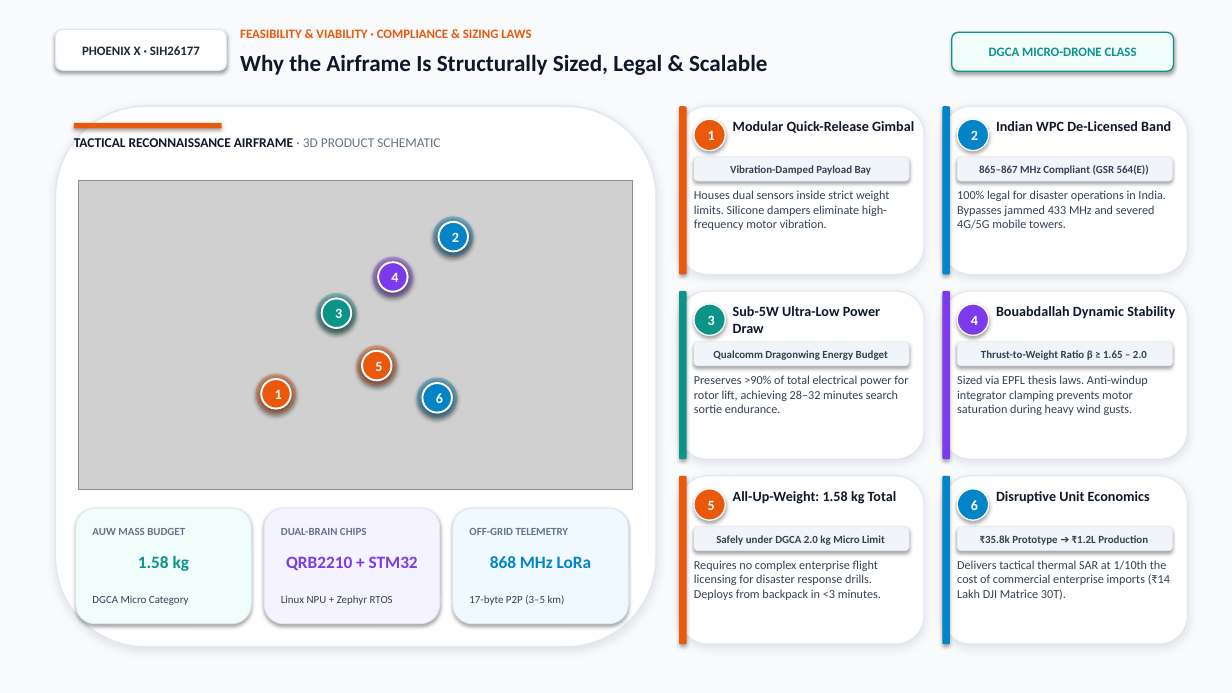
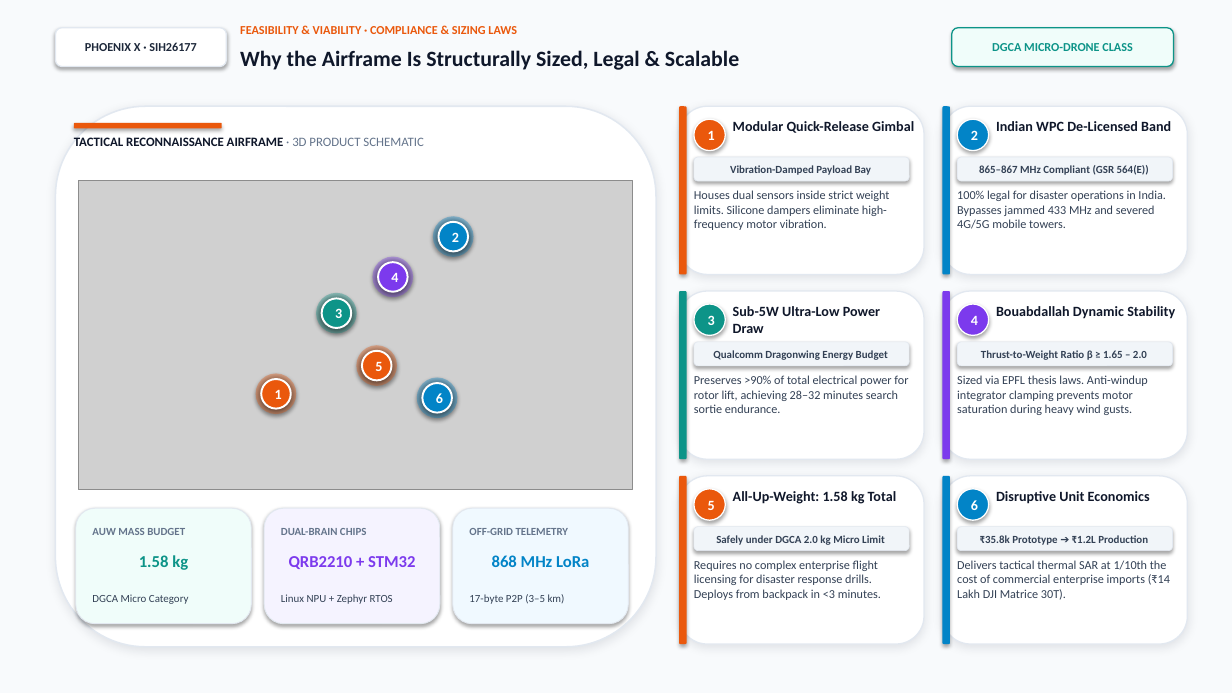
Before and after one commit to jvstin47/Phoenix-SIH26177-SAR-UAV, a slide deck: slide 3 of presentation/Phoenix_Drone_Graphic_Variations.pptx. Drawn at 1232x693 pixels with LibreOffice and Linux fonts; fonts in the diff are those of the drawing; grey boxes stand for pictures. Boxes give left, top, right and bottom in pixels: in the first picture for what was removed or moved away, otherwise in the second. Text is boxed around its words. In the diff, an @@ line names an element or a change of style, - is before the commit and + after.

Commit message:
feat(presentation): add 7-slide creative visual master pack with drone action & NDRF field GCS renders

```diff
--- a/presentation/Phoenix_Drone_Graphic_Variations.pptx
+++ b/presentation/Phoenix_Drone_Graphic_Variations.pptx
@@ size 10 to 9.5 pt in 3 elements at <box>55,28,226,67</box>, <box>952,28,1174,67</box>, <box>240,26,517,34</box> @@
@@ rounded rectangle "DGCA MICRO-DRONE CLASS": place and size @@
-rounded rectangle "DGCA MICRO-DRONE CLASS" at <box>952,32,1174,71</box>
+rounded rectangle "DGCA MICRO-DRONE CLASS" at <box>952,28,1174,67</box>
@@ text "Why the Airframe Is Structurally ..." at <box>240,50,739,70</box>: size 18 to 17 pt @@
@@ text "TACTICAL RECONNAISSANCE AIRFRAME · 3D ..." at <box>74,137,424,146</box>: size 10.5 to 10 pt @@
@@ text in rounded rectangle at <box>289,556,415,569</box>: size 13.5 to 13 pt in "QRB2210 + STM32" @@
@@ text in rounded rectangle at <box>492,555,589,567</box>: size 13.5 to 13 pt in "868 MHz LoRa" @@
```
Also in this commit, not shown: 1 other slide changed, 5 slides added, 2 slides removed, 3 other files.
